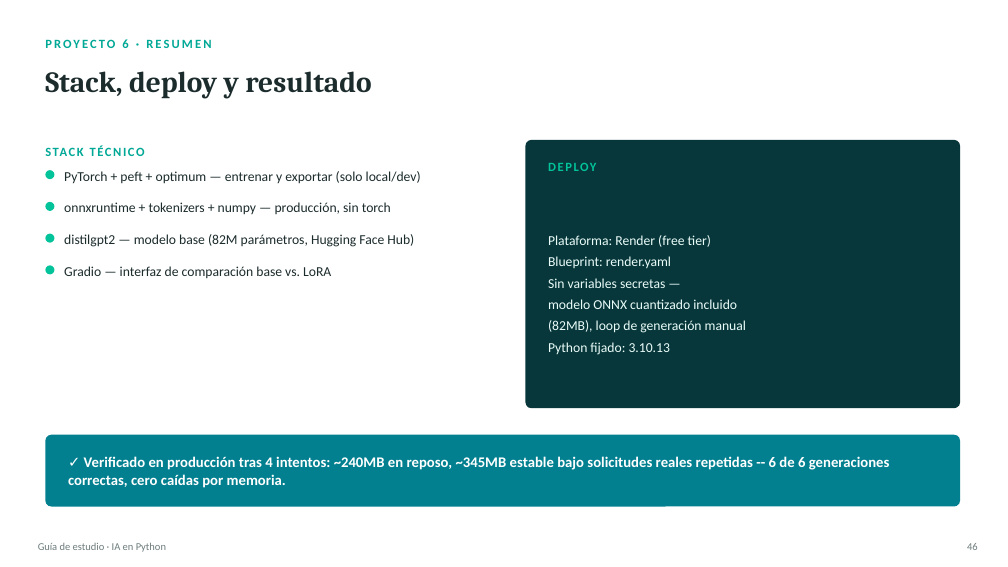
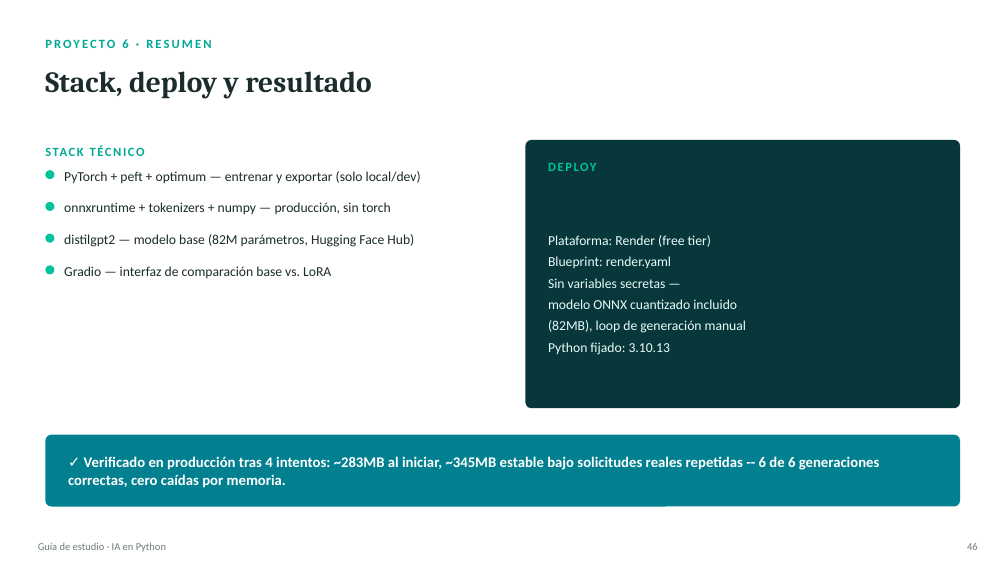
Before and after one commit to NicoDevGod/ai-portfolio, a slide deck: slide 52 of public/downloads/seis-proyectos-de-ia.pptx. Drawn at 1008x567 pixels with LibreOffice and Linux fonts; fonts in the diff are those of the drawing. Boxes give left, top, right and bottom in pixels: in the first picture for what was removed or moved away, otherwise in the second. Text is boxed around its words. In the diff, an @@ line names an element or a change of style, - is before the commit and + after.

```diff
--- a/public/downloads/seis-proyectos-de-ia.pptx
+++ b/public/downloads/seis-proyectos-de-ia.pptx
@@ text at <box>68,456,880,488</box>: text changed @@
-✓ Verificado en producción tras 4 intentos: ~240MB en reposo, ~345MB estable bajo solicitudes reales repetidas -- 6 de 6 generaciones correctas, cero caídas por memoria.
+✓ Verificado en producción tras 4 intentos: ~283MB al iniciar, ~345MB estable bajo solicitudes reales repetidas -- 6 de 6 generaciones correctas, cero caídas por memoria.
```
Also in this commit, not shown: 1 other slide changed, 2 other files.
